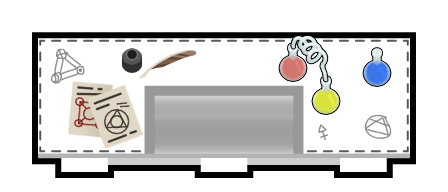
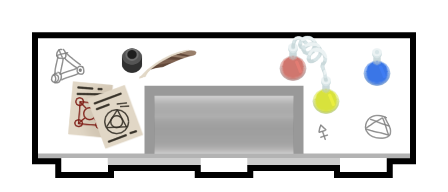
Revision of a layered 448 × 192 image; what changed, layer by layer:
painted on "Paint Layer 18" over [259, 37, 384, 115]
painted on "Paint Layer 1" over [39, 37, 409, 153]
